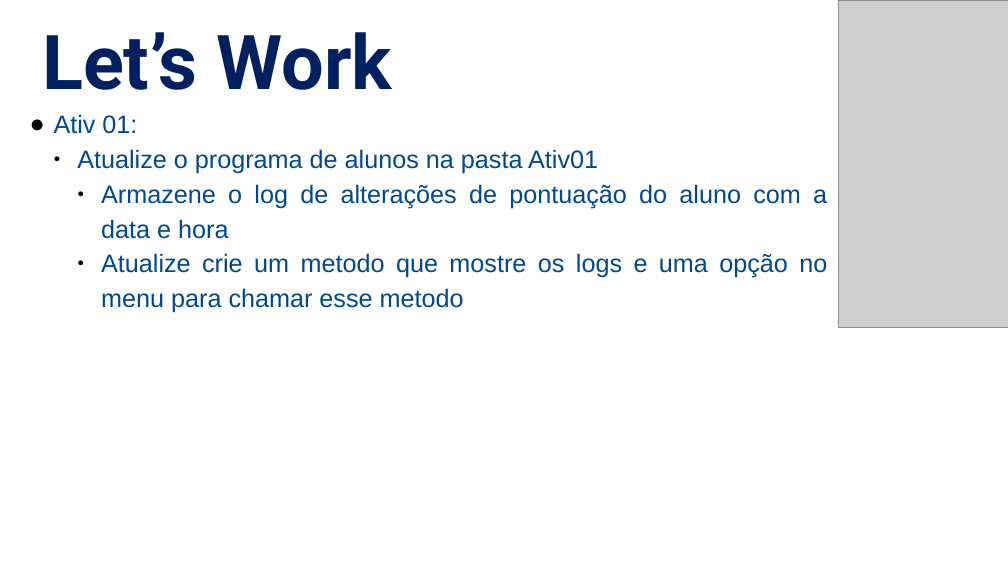
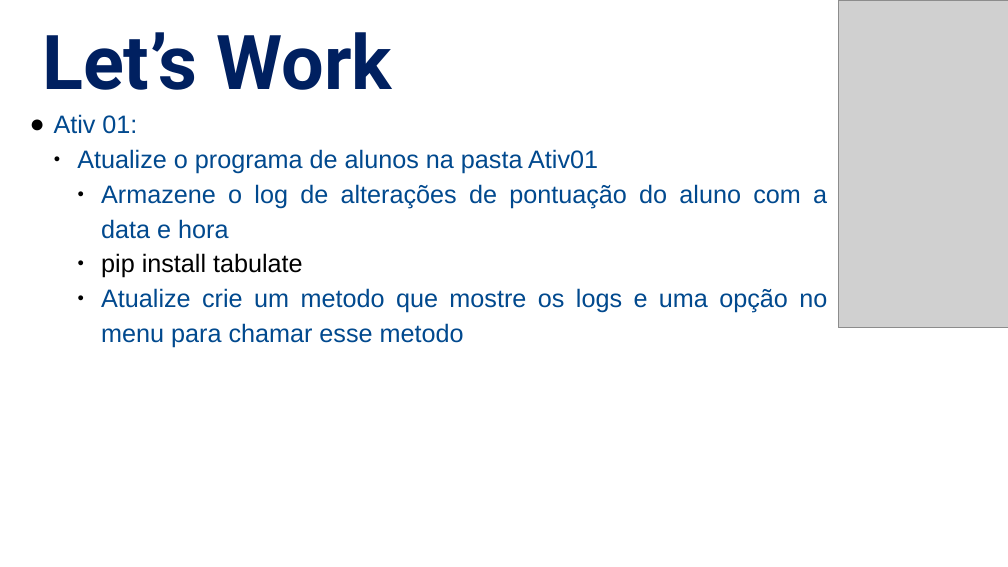
Before and after one commit to NaturalCoder/TI96, a slide deck: slide 19 of aula13/Aula13.pptx. Drawn at 1008x567 pixels with LibreOffice and Linux fonts; fonts in the diff are those of the drawing; grey boxes stand for pictures. Boxes give left, top, right and bottom in pixels: in the first picture for what was removed or moved away, otherwise in the second. Text is boxed around its words. In the diff, an @@ line names an element or a change of style, - is before the commit and + after.

```diff
--- a/aula13/Aula13.pptx
+++ b/aula13/Aula13.pptx
@@ text at box(101, 253, 303, 278): paragraph added @@
+    ● pip install tabulate
```
Also in this commit, not shown: 1 other file.
